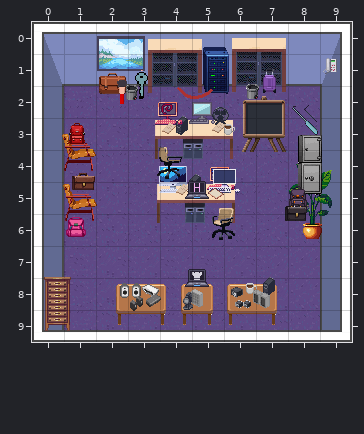
A Tiled map (JSON) gets an edit: public/break_escape/assets/rooms/room_IT.tmj. Above, as it was before the edit.
Cells are 32x32 px. Shown: x 0..9, y 0..9. Not drawn, because the pictures are missing: unchanged layer "doors".
After:
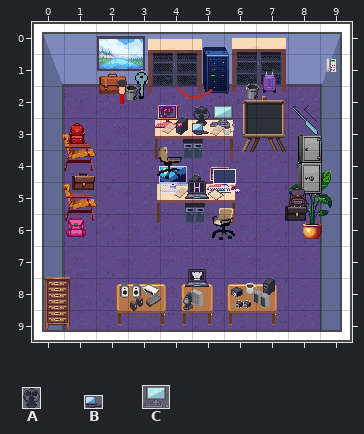
Key: from "objects": A 81 "office-misc-fan", B 215 "laptop6", C 248 "pc3".
Objects are placed by their top-left corner, in cells (3,4 is the top-left corner of cell 3,4); size is 1x1 cell unless given.
Change:
Layer "table_items":
Object A "office-misc-fan" at 5.6,2.7 size 0.5x0.6 becomes A "office-misc-fan" at 5,2.6 size 0.5x0.6.
Layer "conditional_table_items":
Object C "pc3" at 4.9,2.5 size 0.8x0.7 becomes C "pc3" at 5.6,2.6 size 0.8x0.7.
A new object: B "laptop6" at 5,3.2 size 0.5x0.4.
